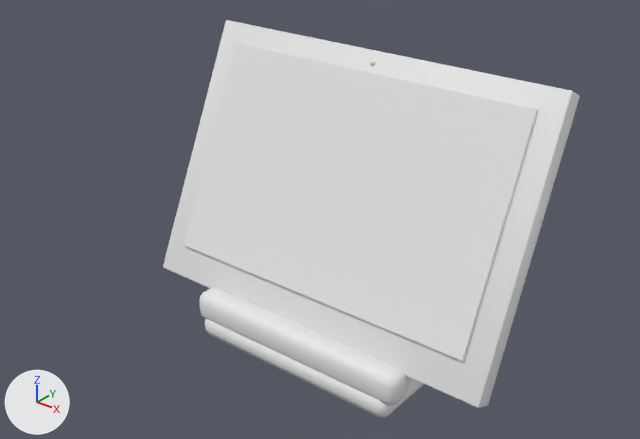
The glTF model assets/models/furniture/tablet.glb: old version first, new version second.
The view is the same before and after, from a 50 mm lens placed at (0.324, -0.423, 0.354), pointed at (-0.044, 0.036, 0.069). Lighting does not change. The marker at lower left points along +X, +Y and +Z. The first picture is the older version. Vertices at exactly the same position are counted once.

Before the edit, the objects in view are built like this:
```python
me_bildschirm_001 = bpy.data.meshes.new('Bildschirm.001')
me_bildschirm_001.from_pydata(...)  # 8 vertices, 12 faces; spans x -0.118..0.118, y -0.032..0.035, z 0.05..0.19
me_bildschirm_001.materials.append(mat_screen)
me_hülle_001 = bpy.data.meshes.new('Hülle.001')
me_hülle_001.from_pydata(...)  # 188 vertices, 368 faces; spans x -0.136..0.135, y -0.04..0.053, z 0.024..0.202
me_hülle_001.materials.append(mat_case)
me_ständer_001 = bpy.data.meshes.new('Ständer.001')
me_ständer_001.from_pydata(...)  # 168 vertices, 324 faces; spans x -0.085..0.085, y -0.055..0.055, z 0.0..0.124
me_ständer_001.materials.append(mat_wood)
ob_case = bpy.data.objects.new('case', me_hülle_001)
ob_case.location = (0.0, 0.0, 0.0)
ob_screen = bpy.data.objects.new('screen', me_bildschirm_001)
ob_screen.location = (0.0, 0.0, 0.0)
ob_wood = bpy.data.objects.new('wood', me_ständer_001)
ob_wood.location = (0.0, 0.0, 0.0)
```
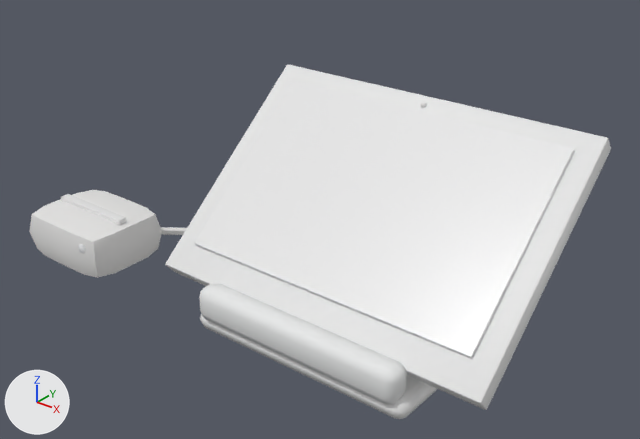
What differs and where, as boxes [x1, y1, x2, y2] in the pictures (640 x 439 px; the box of a moved part takes in the faces that stretch with it):
'screen', moved, turned
    before: [183, 43, 538, 361]
    after: [194, 81, 575, 358]
'case', reshaped (7% wider, 11% shorter)
    before: [163, 20, 580, 408]
    after: [165, 64, 611, 410]
'wood', reshaped
    before: [199, 288, 424, 417]
    after: [199, 284, 437, 419]
'plastic_dark', added
    after: [29, 190, 187, 278]
'glass_dark', added
    after: [61, 194, 127, 225]
'led_green', added
    after: [78, 244, 85, 253]
part 1 of me_ständer_001, moved or reshaped
    before: [199, 288, 408, 405]
    after: [199, 284, 407, 404]
part 2 of me_ständer_001, moved or reshaped
    before: [205, 319, 424, 417]
    after: [200, 314, 437, 419]

The change, as a list of edits to the scene's bpy script:
```text
Add mat_led_green:
    mat_led_green = bpy.data.materials.new('led_green')
    # nodes: BsdfPrincipled, Mix, OutputMaterial, VertexColor
    # colours: white #e7e7e7, mixed with the vertex colours
Add mat_glass_dark:
    mat_glass_dark = bpy.data.materials.new('glass_dark')
    # nodes: BsdfPrincipled, Mix, OutputMaterial, VertexColor
    # colours: white #e7e7e7, mixed with the vertex colours
Add mat_plastic_dark:
    mat_plastic_dark = bpy.data.materials.new('plastic_dark')
    # nodes: BsdfPrincipled, Mix, OutputMaterial, VertexColor
    # colours: white #e7e7e7, mixed with the vertex colours
Change me_ständer_001:
    used by ob_wood; location = (0.0, 0.0, 0.0)
    remove me_ständer_001.from_pydata(...)  # 168 vertices, 324 faces; spans x -0.085..0.085, y -0.055..0.055, z 0.0..0.124
    add me_ständer_001.from_pydata(...)  # 168 vertices, 324 faces; spans x -0.09..0.09, y -0.054..0.11, z 0.0..0.084
    me_ständer_001 part 1: the loose piece of 56 vertices spanning x -0.085..0.085, y -0.054..-0.034, z 0.011..0.033 is scaled about its middle by (0.991, 0.941, 1.19), then moved by (0.0, 0.0, 0.002)
    me_ständer_001 part 2: 112 of 168 vertices moved; they spanned x -0.08..0.08, y -0.055..0.055, z 0.0..0.124 and now span x -0.09..0.09, y -0.05..0.11, z 0.0..0.084; mean shift (0.0, 0.033, -0.01); largest move (0.074, 0.055, 0.01) -> (0.083, 0.11, 0.009)
Change me_hülle_001:
    used by ob_case; location = (0.0, 0.0, 0.0)
    remove me_hülle_001.from_pydata(...)  # 188 vertices, 368 faces; spans x -0.136..0.135, y -0.04..0.053, z 0.024..0.202
    add me_hülle_001.from_pydata(...)  # 188 vertices, 368 faces; spans x -0.135..0.135, y -0.037..0.117, z 0.022..0.154
    me_hülle_001 part 3: the whole mesh is multiplied about its middle by the matrix ((0.999, 0.0, 0.0), (0.001, 0.935, 0.41), (0.0, -0.4, 0.897)), then moved by (0.0, 0.033, -0.025)
Change me_bildschirm_001:
    used by ob_screen; location = (0.0, 0.0, 0.0)
    remove me_bildschirm_001.from_pydata(...)  # 8 vertices, 12 faces; spans x -0.118..0.118, y -0.032..0.035, z 0.05..0.19
    add me_bildschirm_001.from_pydata(...)  # 8 vertices, 12 faces; spans x -0.118..0.118, y -0.022..0.097, z 0.046..0.146
    me_bildschirm_001 part 4: the whole mesh is turned -25 degrees about the x axis through its middle, then moved by (0.0, 0.036, -0.024)
Add me_lämpchen_001:
    me_lämpchen_001.from_pydata(...)  # an icosphere of 20 faces spanning x -0.21402..-0.20598, y -0.0583..-0.0537, z 0.0235..0.0325
    me_lämpchen_001.materials.append(mat_led_green)
Add me_schlitz_001:
    me_schlitz_001.from_pydata(...)  # a box spanning x -0.2775..-0.2025, y -0.024..-0.016, z 0.0385..0.0425
    me_schlitz_001.materials.append(mat_glass_dark)
Add me_kartenleser_001:
    me_kartenleser_001.from_pydata(...)  # 210 vertices, 412 faces; spans x -0.29..-0.047, y -0.06..0.103, z 0.0..0.04
    me_kartenleser_001.materials.append(mat_plastic_dark)
Add ob_led_green:
    ob_led_green = bpy.data.objects.new('led_green', me_lämpchen_001)
    ob_led_green.location = (0.0, 0.0, 0.0)
Add ob_glass_dark:
    ob_glass_dark = bpy.data.objects.new('glass_dark', me_schlitz_001)
    ob_glass_dark.location = (0.0, 0.0, 0.0)
Add ob_plastic_dark:
    ob_plastic_dark = bpy.data.objects.new('plastic_dark', me_kartenleser_001)
    ob_plastic_dark.location = (0.0, 0.0, 0.0)
```
